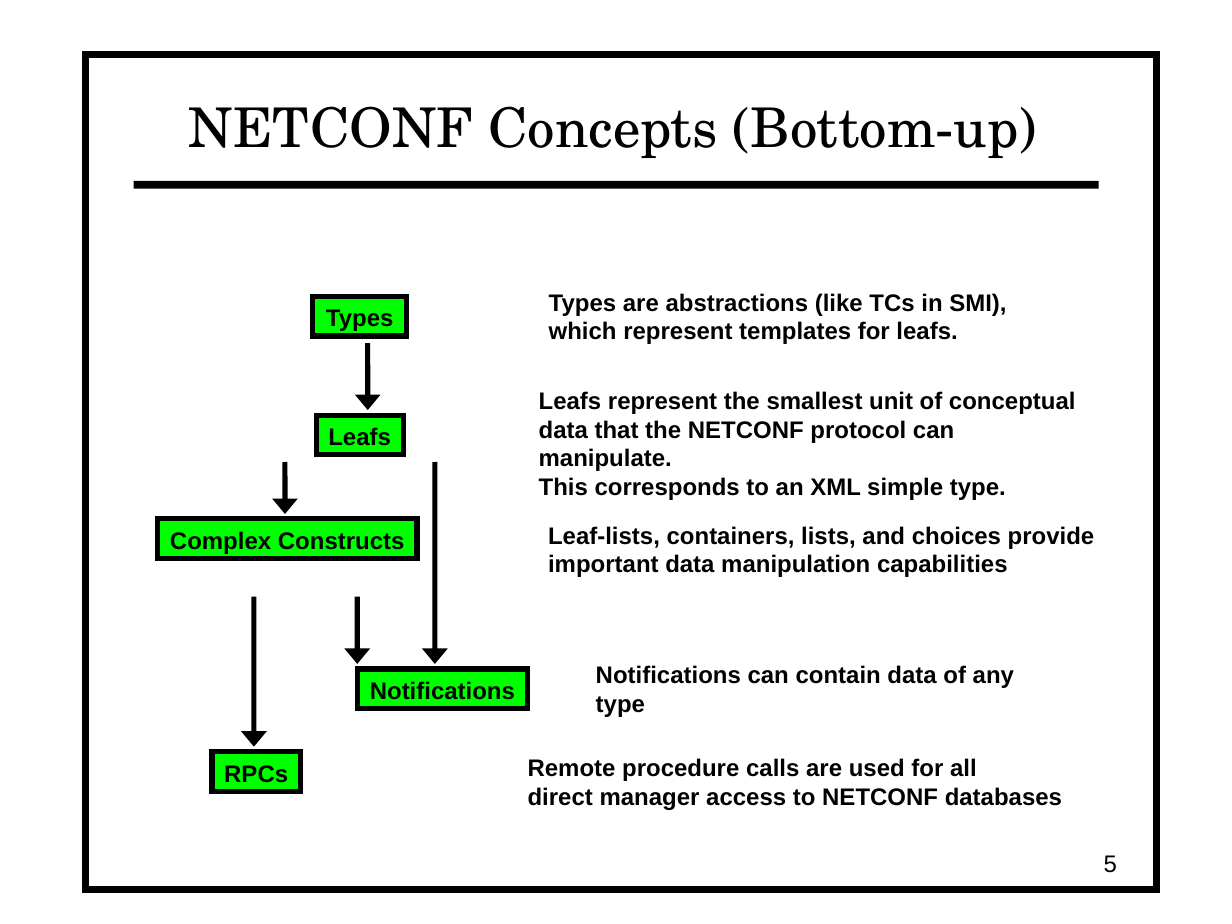
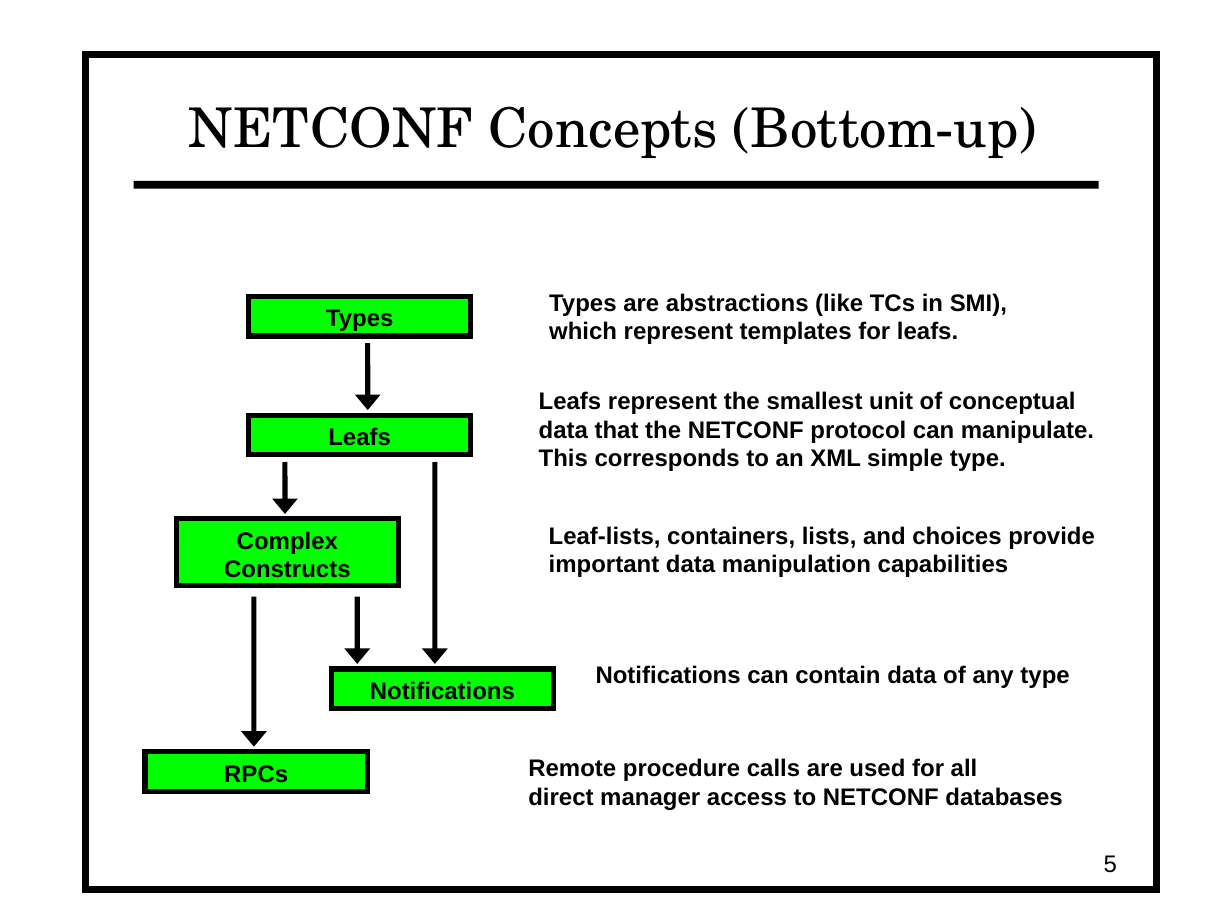
Before and after one commit to vlvassilev/yuma123, a slide deck: slide 5 of netconf/doc/netconfcentral_slides/yang_getting_started2.odp. Drawn at 1232x924 pixels with LibreOffice and Linux fonts; fonts in the diff are those of the drawing. Boxes give left, top, right and bottom in pixels: in the first picture for what was removed or moved away, otherwise in the second. Text is boxed around its words. In the diff, an @@ line names an element or a change of style, - is before the commit and + after.

```diff
--- a/netconf/doc/netconfcentral_slides/yang_getting_started2.odp
+++ b/netconf/doc/netconfcentral_slides/yang_getting_started2.odp
@@ rectangle "Types": place and size @@
-rectangle "Types" at <box>313,297,407,336</box>
+rectangle "Types" at <box>249,297,472,336</box>
@@ text "Leafs represent the smallest unit ..." rewrapped from <box>539,391,1076,500</box> to <box>539,391,1094,471</box> @@
@@ rectangle "Leafs": place and size @@
-rectangle "Leafs" at <box>317,415,404,455</box>
+rectangle "Leafs" at <box>249,415,472,455</box>
@@ rectangle "Complex Constructs": place and size @@
-rectangle "Complex Constructs" at <box>158,519,416,558</box>
+rectangle "Complex Constructs" at <box>176,519,399,585</box>
@@ text "Notifications can contain data of ..." rewrapped from <box>596,665,1014,717</box> to <box>596,665,1069,688</box> @@
@@ rectangle "Notifications": place and size @@
-rectangle "Notifications" at <box>357,669,527,708</box>
+rectangle "Notifications" at <box>331,669,554,708</box>
@@ rectangle "RPCs": place and size @@
-rectangle "RPCs" at <box>212,752,301,791</box>
+rectangle "RPCs" at <box>145,752,368,791</box>
```
Also in this commit, not shown: 13 other slides changed, 22 other files.
